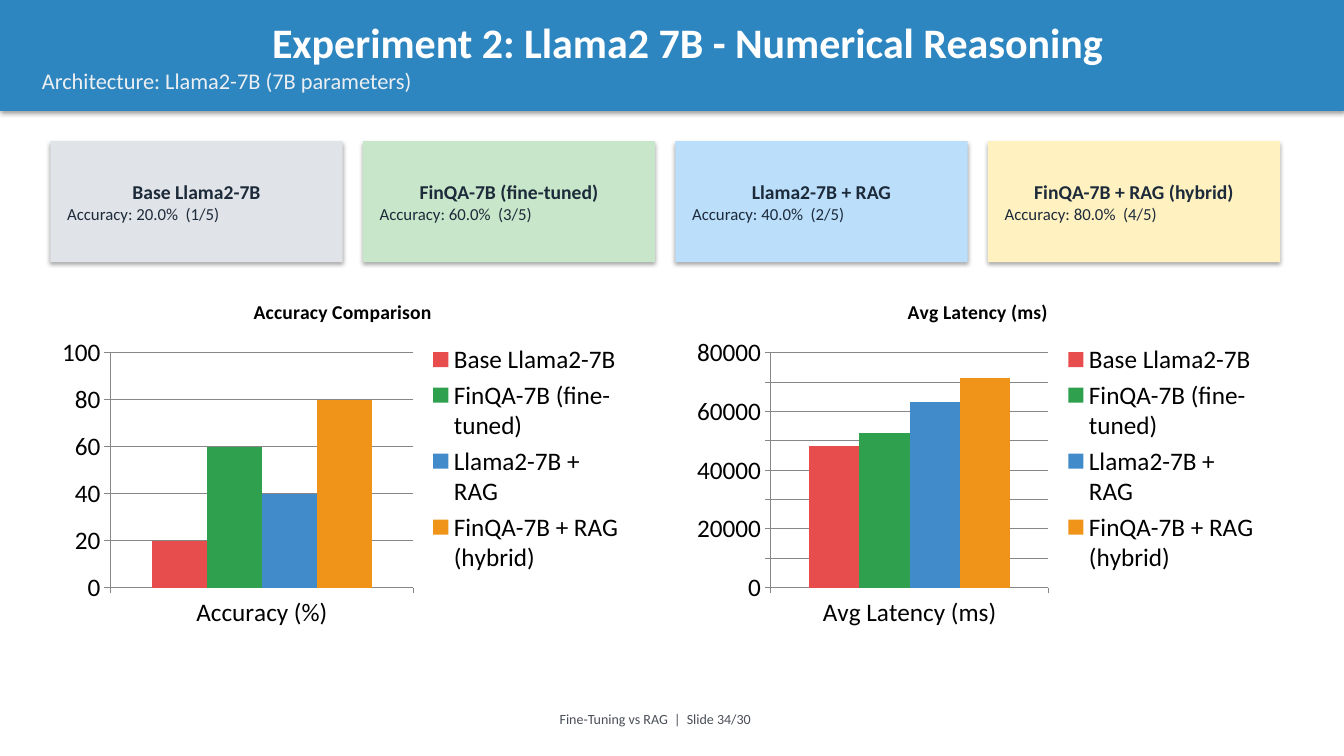
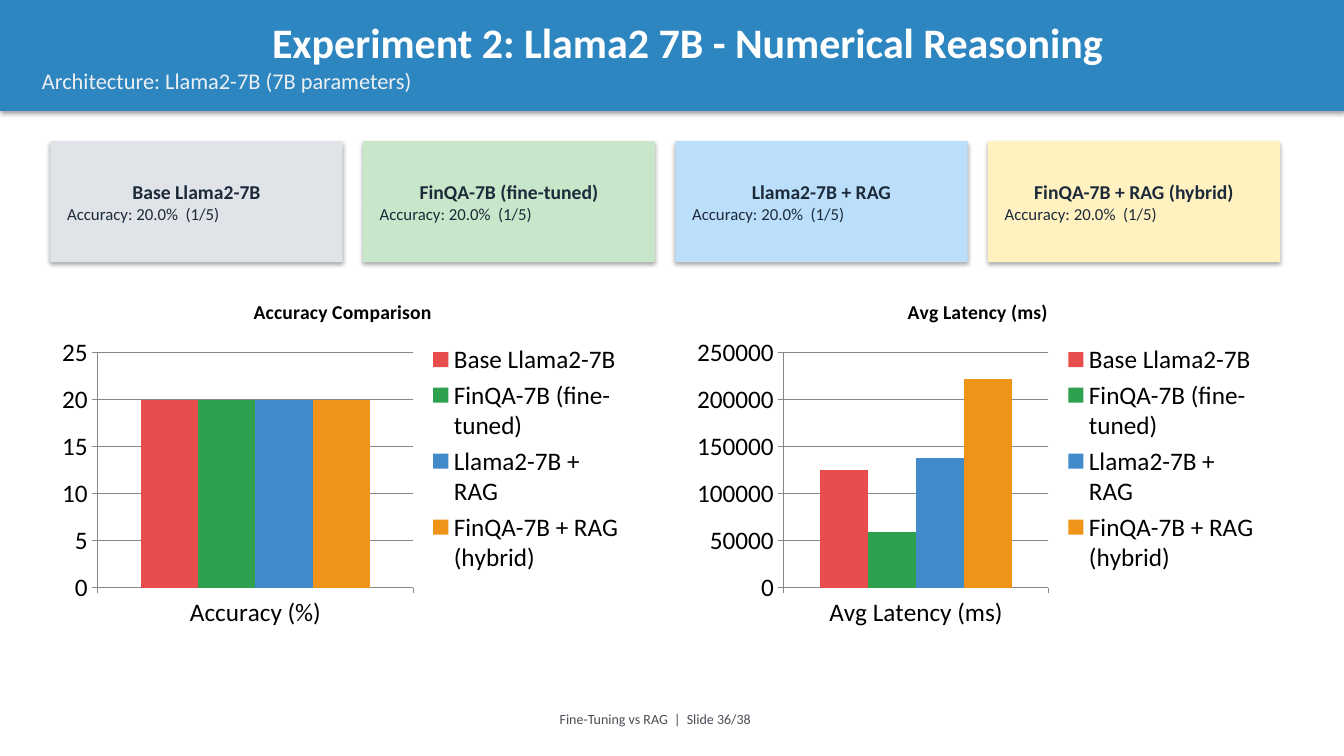
Before and after one commit to intelliswarm-ai/finetune-vs-rag, a slide deck: slide 36 of presentation.pptx (slide 34 before the commit). Drawn at 1344x756 pixels with LibreOffice and Linux fonts; fonts in the diff are those of the drawing. Boxes give left, top, right and bottom in pixels: in the first picture for what was removed or moved away, otherwise in the second. Text is boxed around its words. In the diff, an @@ line names an element or a change of style, - is before the commit and + after.

```diff
--- a/presentation.pptx
+++ b/presentation.pptx
@@ text in rectangle at (x1=380, y1=208, x2=532, y2=223): text changed @@
-Accuracy: 60.0% (3/5)
+Accuracy: 20.0% (1/5)
@@ text in rectangle at (x1=692, y1=208, x2=845, y2=223): text changed @@
-Accuracy: 40.0% (2/5)
+Accuracy: 20.0% (1/5)
@@ text in rectangle at (x1=1005, y1=208, x2=1157, y2=223): text changed @@
-Accuracy: 80.0% (4/5)
+Accuracy: 20.0% (1/5)
@@ column chart at (x1=50, y1=282, x2=635, y2=635) @@
@@ FinQA-7B (fine-tuned), Accuracy (%): 60 to 20 @@
@@ Llama2-7B + RAG, Accuracy (%): 40 to 20 @@
@@ FinQA-7B + RAG (hybrid), Accuracy (%): 80 to 20 @@
@@ column chart at (x1=686, y1=282, x2=1270, y2=635) @@
@@ Base Llama2-7B, Avg Latency (ms): 48000 to 125000 @@
@@ FinQA-7B (fine-tuned), Avg Latency (ms): 53000 to 60000 @@
@@ Llama2-7B + RAG, Avg Latency (ms): 63000 to 138000 @@
@@ FinQA-7B + RAG (hybrid), Avg Latency (ms): 72000 to 222000 @@
@@ text at (x1=560, y1=714, x2=751, y2=727): text changed @@
-Fine-Tuning vs RAG | Slide 34/30
+Fine-Tuning vs RAG | Slide 36/38
```
Also in this commit, not shown: 39 other slides changed, 6 slides added, 8 other files.
